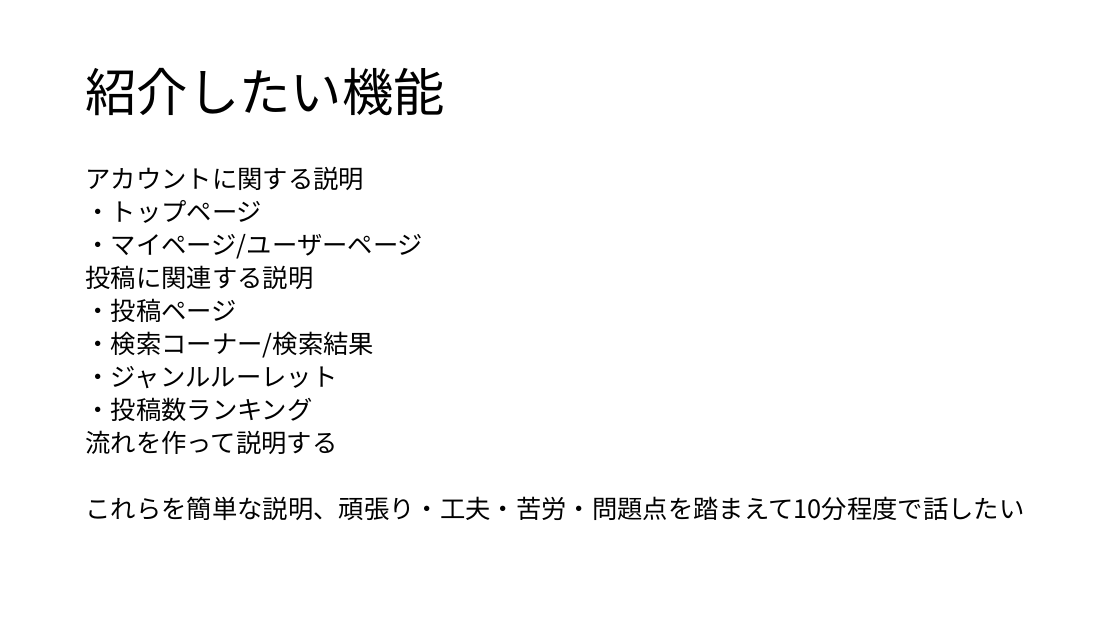
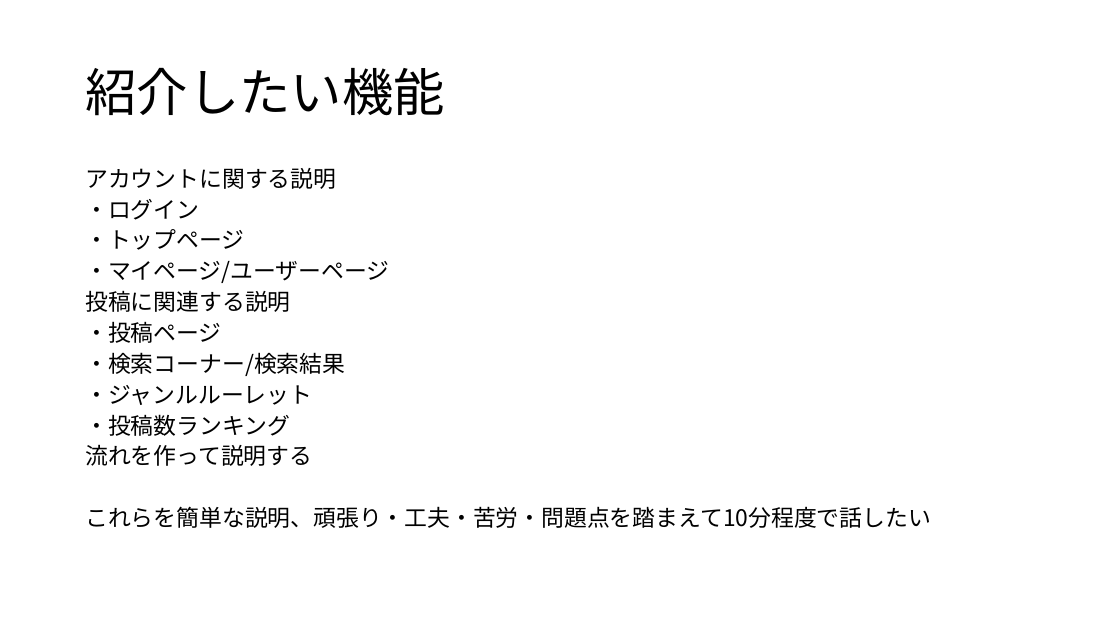
Before and after one commit to dojo2022/B-3, a slide deck: slide 9 of doc/成果発表会プロット.pptx. Drawn at 1120x630 pixels with LibreOffice and Linux fonts; fonts in the diff are those of the drawing. Boxes give left, top, right and bottom in pixels: in the first picture for what was removed or moved away, otherwise in the second. Text is boxed around its words. In the diff, an @@ line names an element or a change of style, - is before the commit and + after.

```diff
--- a/doc/成果発表会プロット.pptx
+++ b/doc/成果発表会プロット.pptx
@@ text at (85, 168, 931, 528): size 21.7 to 19.6 pt @@
@@ text at (85, 199, 199, 220): paragraph added @@
+・ログイン
```
Also in this commit, not shown: 1 slide added.
